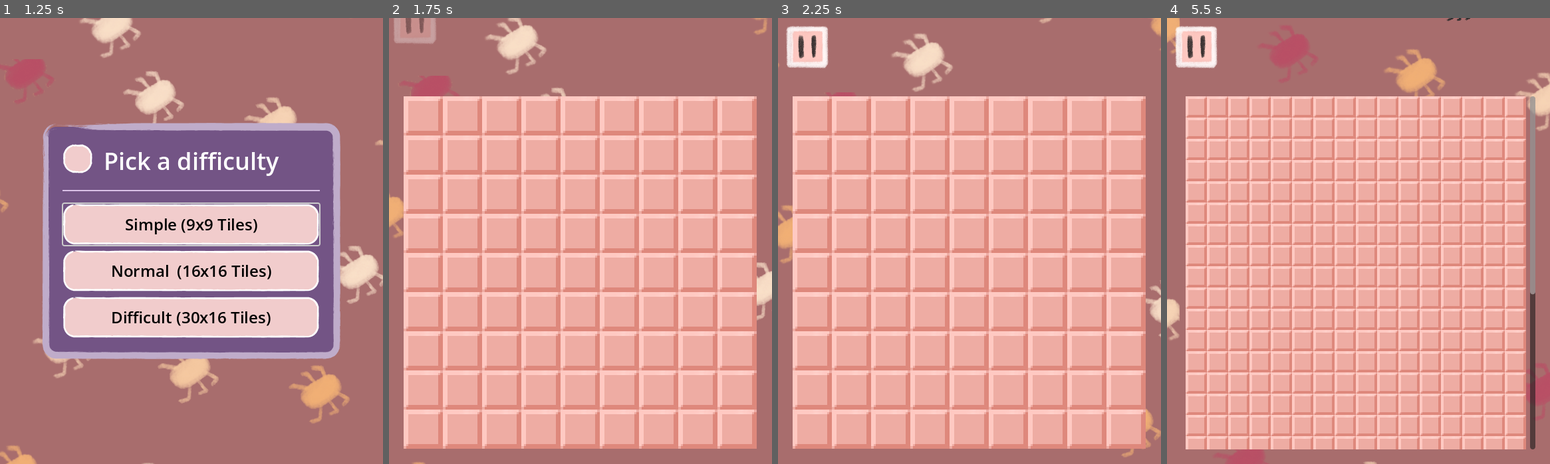
Above: before the commit, frames 1-4 (left to right).
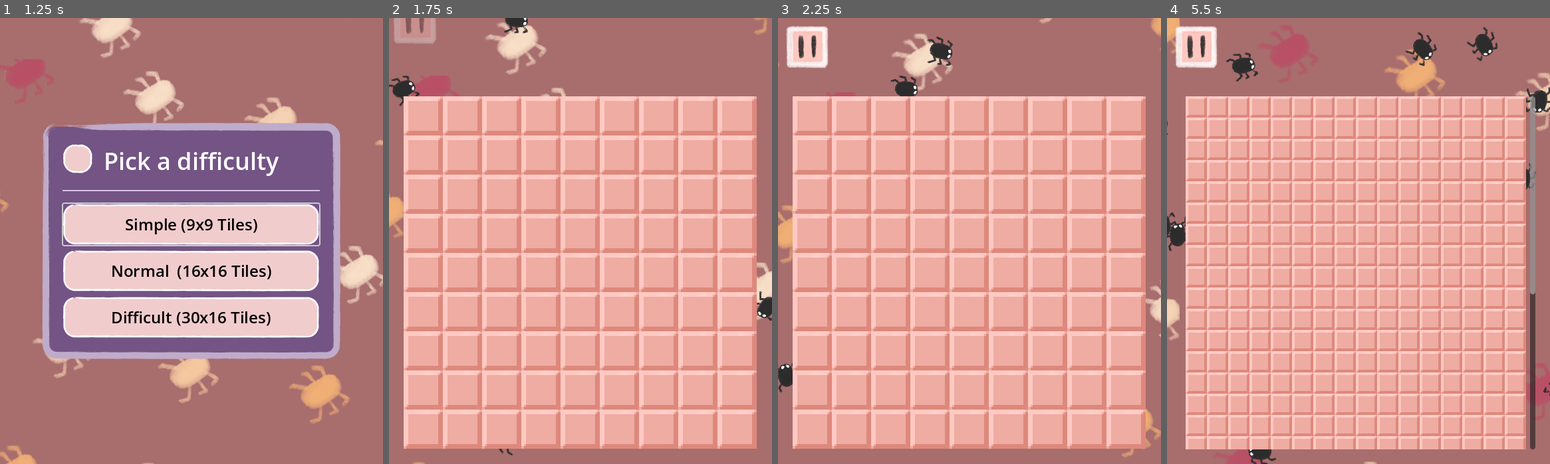
Above: after the commit, the same moments.

Repository: Somebud0180/CritterSweeper
Game: Godot game, scene res://scenes/menu.tscn
Same seed, same stepped clock (60 frames per second), same inputs: the game is played once before the commit and once after it.
Inputs (mouse positions are in pixels of both pictures, inside the frame that each line leads up to):
- Up to frame 1 (1.25 s): click (149, 241) at 0.5 s
- Up to frame 2 (1.75 s): click "Simple (9x9 Tiles)" at 1.25 s
- Up to frame 3 (2.25 s): tap Enter (ui_accept) at 2 s; move the mouse to (1053, 218) at 2.02 s; hold Right from 2.03 s (still down); hold Enter (ui_accept) from 2.03 s (still down); click (1053, 218) at 2.17 s
- Up to frame 4 (5.5 s): move the mouse to (1281, 263) at 2.77 s; release Right at 2.78 s; release Enter (ui_accept) at 2.78 s; hold Escape (go_back) 2.78-3.5 s; tap Alt at 2.85 s; tap Enter (ui_accept) at 3.02, 3.05, 3.32 s; click (1312, 276) at 3.52 s; click (1358, 316) at 4.25 s, where only the run before the commit has a clickable "Difficult (30x16 Tiles)"; move the mouse to (1396, 142) at 5.02 s; hold Right from 5.03 s (still down); hold Enter (ui_accept) from 5.03 s (still down); tap Shift at 5.1 s

Frame 1 is identical in both runs. In frame 2, 0.6% of the frame differs, in the area x 0-100%, y 0-99%; in frame 3, 0.7%; in frame 4, 1.5%, in the area x 0-100%, y 0-100%.

Commit message:
Tried making the critter point toward the point it is going to, also changed the tweening to linear. Tweaked the duration based on bomb amount (and therefore grid size)

Diff:
--- a/scenes/menu.tscn
+++ b/scenes/menu.tscn
@@ -1089,7 +1089,6 @@
 grow_horizontal = 2
 grow_vertical = 2
 script = ExtResource("13_lnf0i")
-animation_duration = 4.0
 
 [node name="Game" parent="GameLayer" node_paths=PackedStringArray("label", "toast", "critter_layer") instance=ExtResource("3_g3eks")]
 z_index = 1
--- a/scripts/critter.gd
+++ b/scripts/critter.gd
@@ -8,13 +8,6 @@
 		texture = textures[randi() % textures.size()]
 	scale = Vector2(0.2, 0.2)
 
-	# Add slight rotation
-	rotation = randf_range(0, TAU)
-
-func _process(delta):
-	# Wobble effect
-	rotation += rotation_speed * delta
-
 func hide_critter():
 	var tween = create_tween()
 	tween.tween_property(self, "scale", Vector2.ZERO, 0.2)
--- a/scripts/critter_layer.gd
+++ b/scripts/critter_layer.gd
@@ -3,10 +3,12 @@
 signal critters_finished
 
 const CRITTER = preload("res://scenes/critter.tscn")
-@export var animation_duration: float = 2.0
 @export var spawn_delay: float = 0.05
+var animation_duration: float = 2.0
 
-func animate_critters(count: int, target_rect: Rect2):
+func animate_critters(duration: float, count: int, target_rect: Rect2):
+	animation_duration = duration
+
 	for child in get_children():
 		child.queue_free()
 
@@ -23,17 +25,20 @@
 	var critter = CRITTER.instantiate()
 	add_child(critter)
 
+
 	# Pick a random edge
 	var edge = randi() % 4
 	var start_pos = get_spawn_position(edge)
 	var end_pos = get_random_point_in_rect(target_rect)
+	var direction = (end_pos - start_pos).angle()
 
 	critter.position = start_pos
+	critter.rotation = direction
 
 	# Animate critter to point
 	var tween = create_tween()
 	tween.set_ease(Tween.EASE_IN_OUT)
-	tween.set_trans(Tween.TRANS_CUBIC)
+	tween.set_trans(Tween.TRANS_LINEAR)
 	tween.tween_property(critter, "position", end_pos, animation_duration)
 	tween.tween_callback(critter.hide_critter)
 
--- a/scripts/game.gd
+++ b/scripts/game.gd
@@ -55,7 +55,13 @@
 		grid.size
 	)
 
-	critter_layer.animate_critters(num_mines, target_rect)
+	var animation_speed: float
+	if num_mines <= 10:
+		animation_speed = 1.5
+	elif num_mines > 10:
+		animation_speed = 2.0
+
+	critter_layer.animate_critters(animation_speed, num_mines, target_rect)
 	await critter_layer.critters_finished
 
 	# Re-enable tiles
